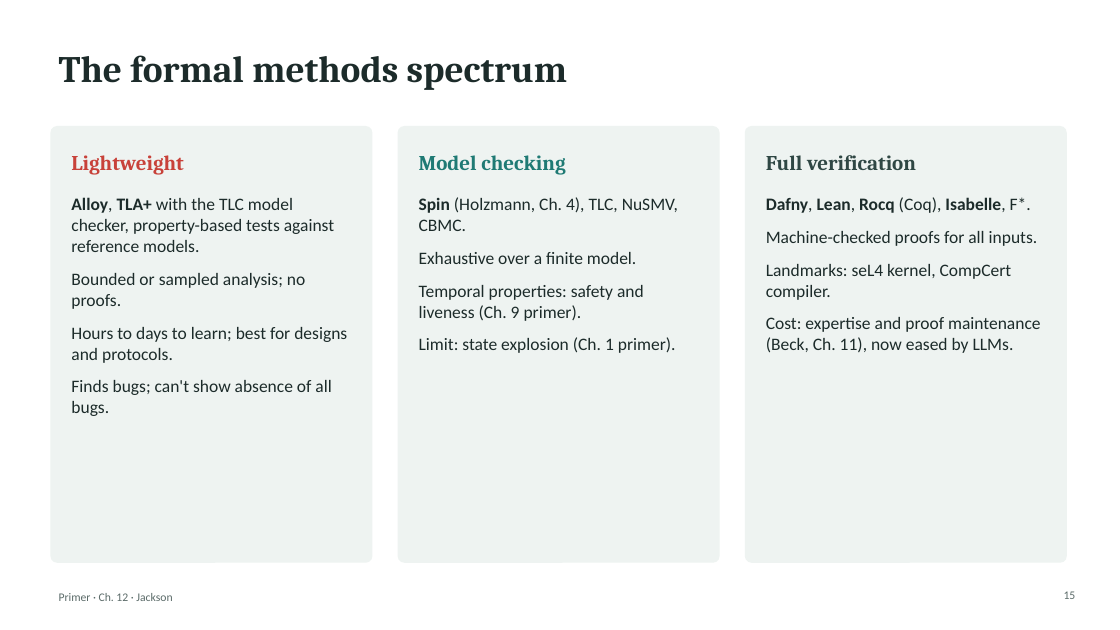
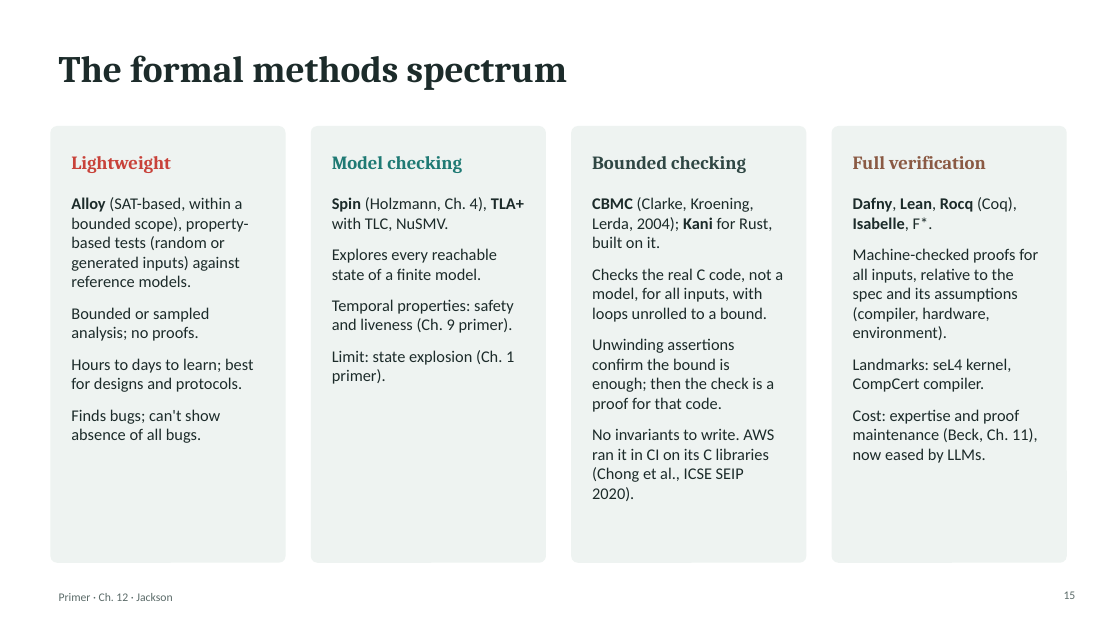
Before and after one commit to agroce/demo_scholarsandinnovators, a slide deck: slide 15 of chapters/12-jackson/primer.pptx. Drawn at 1120x630 pixels with LibreOffice and Linux fonts; fonts in the diff are those of the drawing. Boxes give left, top, right and bottom in pixels: in the first picture for what was removed or moved away, otherwise in the second. Text is boxed around its words. In the diff, an @@ line names an element or a change of style, - is before the commit and + after.

```diff
--- a/chapters/12-jackson/primer.pptx
+++ b/chapters/12-jackson/primer.pptx
@@ rounded rectangle: place and size @@
-rounded rectangle at box(50, 126, 372, 563)
+rounded rectangle at box(50, 126, 286, 563)
@@ text "Lightweight" at box(71, 156, 171, 173): size 18 to 16 pt @@
@@ rounded rectangle: place and size @@
-rounded rectangle at box(397, 126, 719, 563)
+rounded rectangle at box(311, 126, 546, 563)
@@ text "Model checking" at box(332, 156, 462, 173): size 18 to 16 pt @@
@@ text "Model checking": place and size @@
-text "Model checking" at box(419, 155, 565, 175)
+text "Model checking" at box(332, 156, 462, 173)
@@ proportions changed in 3 elements at box(50, 126, 286, 563), box(311, 126, 546, 563), box(571, 126, 807, 563) @@
@@ rounded rectangle: place and size @@
-rounded rectangle at box(745, 126, 1067, 563)
+rounded rectangle at box(571, 126, 807, 563)
@@ rounded rectangle added at box(832, 126, 1067, 563), fill #EEF3F1 @@
@@ text "Full verification": place and size @@
-text "Full verification" at box(766, 155, 916, 170)
+text "Full verification" at box(853, 156, 986, 169)
@@ text "Full verification" at box(853, 156, 986, 169): size 18 to 16 pt, text colour #2F4744 to #8A5A44 @@
@@ text added at box(592, 156, 746, 173), 16 pt, text #2F4744, bold @@
+Bounded checking
@@ text at box(71, 197, 249, 287): text changed; size 15 to 14 pt @@
-Alloy, TLA+ with the TLC model checker, property-based tests against reference models.
+Alloy (SAT-based, within a bounded scope), property-based tests (random or generated inputs) against reference models.
@@ text at box(332, 197, 524, 231): text changed; size 15 to 14 pt @@
-Spin (Holzmann, Ch. 4), TLC, NuSMV, CBMC.
-Exhaustive over a finite model.
+Spin (Holzmann, Ch. 4), TLA+ with TLC, NuSMV.
+Explores every reachable state of a finite model.
@@ text "Spin (Holzmann, Ch. 4), TLA+ ...": place and size @@
-text "Spin (Holzmann, Ch. 4), TLA+ ..." at box(419, 197, 678, 353)
+text "Spin (Holzmann, Ch. 4), TLA+ ..." at box(332, 197, 524, 384)
@@ text added at box(592, 197, 783, 501), 14 pt, text #1C2B2A @@
+CBMC (Clarke, Kroening, Lerda, 2004); Kani for Rust, built on it.
+Checks the real C code, not a model, for all inputs, with loops unrolled to a bound.
+Unwinding assertions confirm the bound is enough; then the check is a proof for that code.
+No invariants to write. AWS ran it in CI on its C libraries (Chong et al., ICSE SEIP 2020).
@@ text at box(853, 197, 1038, 463): size 15 to 14 pt in "Dafny, Lean, Rocq (Coq), Isabelle, F*.", "Landmarks: seL4 kernel, CompCert compiler.", "Cost: expertise and proof maintenance (Beck, Ch. ..." @@
@@ text "Dafny, Lean, Rocq (Coq), Isabelle, ...": place and size @@
-text "Dafny, Lean, Rocq (Coq), Isabelle, ..." at box(766, 197, 1041, 353)
+text "Dafny, Lean, Rocq (Coq), Isabelle, ..." at box(853, 197, 1038, 463)
@@ text at box(853, 248, 1038, 340): text changed; size 15 to 14 pt @@
-Machine-checked proofs for all inputs.
+Machine-checked proofs for all inputs, relative to the spec and its assumptions (compiler, hardware, environment).
@@ text at box(332, 299, 514, 384): size 15 to 14 pt in "Temporal properties: safety and liveness (Ch. 9 ...", "Limit: state explosion (Ch. 1 primer)." @@
@@ text at box(71, 307, 253, 443): size 15 to 14 pt in "Bounded or sampled analysis; no proofs.", "Hours to days to learn; best for ...", "Finds bugs; can't show absence of all ..." @@
```
Also in this commit, not shown: 1 other slide changed, 41 other files.
